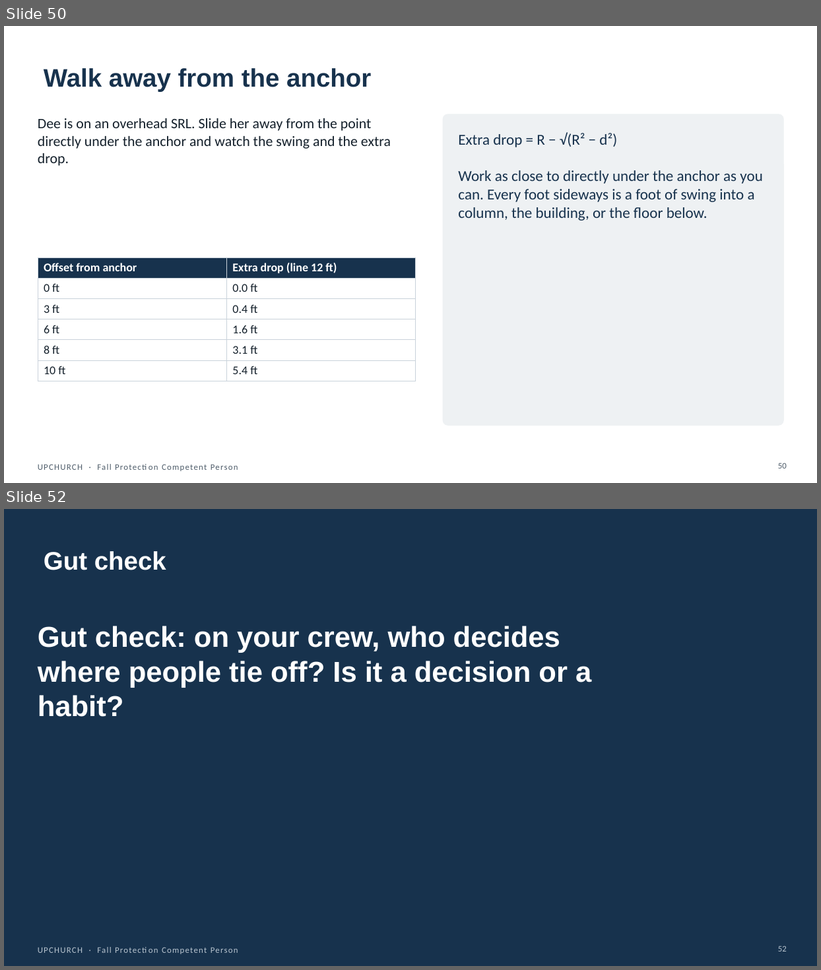
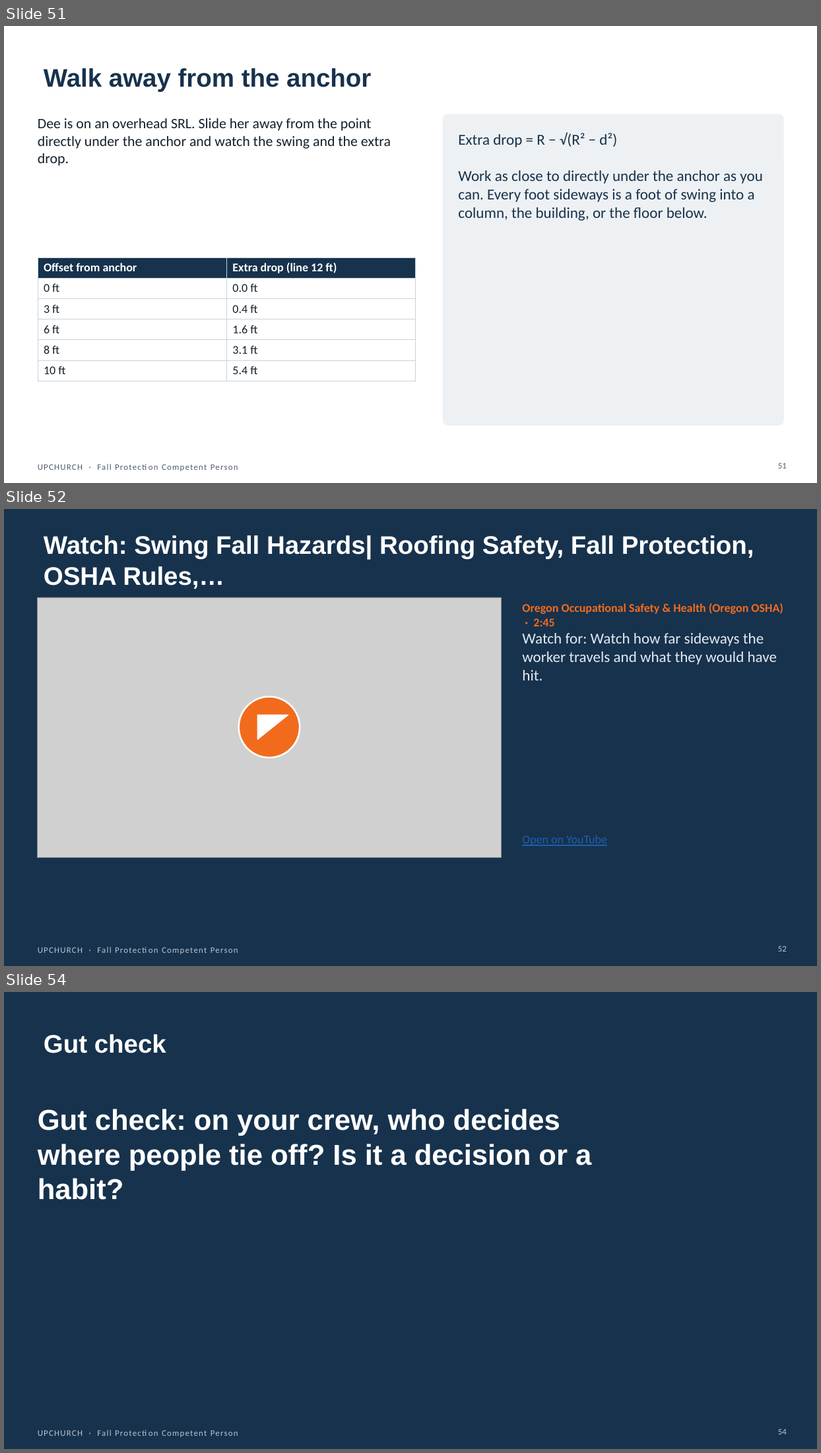
Before and after one commit to jeancastillo1983-max/index, a slide deck: deliverables/powerpoint/FPCP_M5_anchors-connectors-and-clearance.pptx. Shown one above the other, each under a label of ours: slides 50 and 52 before the commit, slides 51, 52 and 54 after it; the slides between them are not shown. The pictures are 821x970 and 821x1453 pixels, drawn with LibreOffice and Linux fonts; fonts in the diff are those of the drawing; grey boxes stand for pictures. Boxes give left, top, right and bottom in pixels: in the first picture for what was removed or moved away, otherwise in the second. Text is boxed around its words. In the diff, an @@ line names an element or a change of style, - is before the commit and + after.

```diff
--- a/deliverables/powerpoint/FPCP_M5_anchors-connectors-and-clearance.pptx
+++ b/deliverables/powerpoint/FPCP_M5_anchors-connectors-and-clearance.pptx
@@ slide 52 added at box(4, 509, 817, 966), background #17324D; not listed: 1 template element that a slide beside it also shows @@
@@ title added at box(44, 535, 754, 589), 30 pt, text #FFFFFF, bold @@
+Watch: Swing Fall Hazards| Roofing Safety, Fall Protection, OSHA Rules,…
@@ picture added at box(38, 597, 501, 859) @@
@@ text added at box(522, 603, 783, 681), 18 pt, text #E3EAF0 @@
+Oregon Occupational Safety & Health (Oregon OSHA) · 2:45
+Watch for: Watch how far sideways the worker travels and what they would have hit.
@@ ellipse added at box(239, 697, 300, 758), fill #F26B1D, outline #FFFFFF 2 pt @@
@@ right triangle added at box(257, 715, 288, 739), fill #FFFFFF, outline #FFFFFF 1 pt @@
@@ text added at box(522, 835, 607, 846), 14 pt, text #1F5FAE, underline @@
+Open on YouTube
@@ page number added at box(778, 946, 787, 952), 10 pt, text #B8C4CF @@
+52
@@ what was slide 50 is now slide 51 @@
@@ page number at box(778, 463, 787, 469): text changed @@
-50
+51
@@ what was slide 52 is now slide 54 @@
@@ page number at box(778, 1430, 787, 1435): text changed @@
-52
+54
```
Also in this commit, not shown: 15 slides changed, 1 other slide added, 45 other files.
